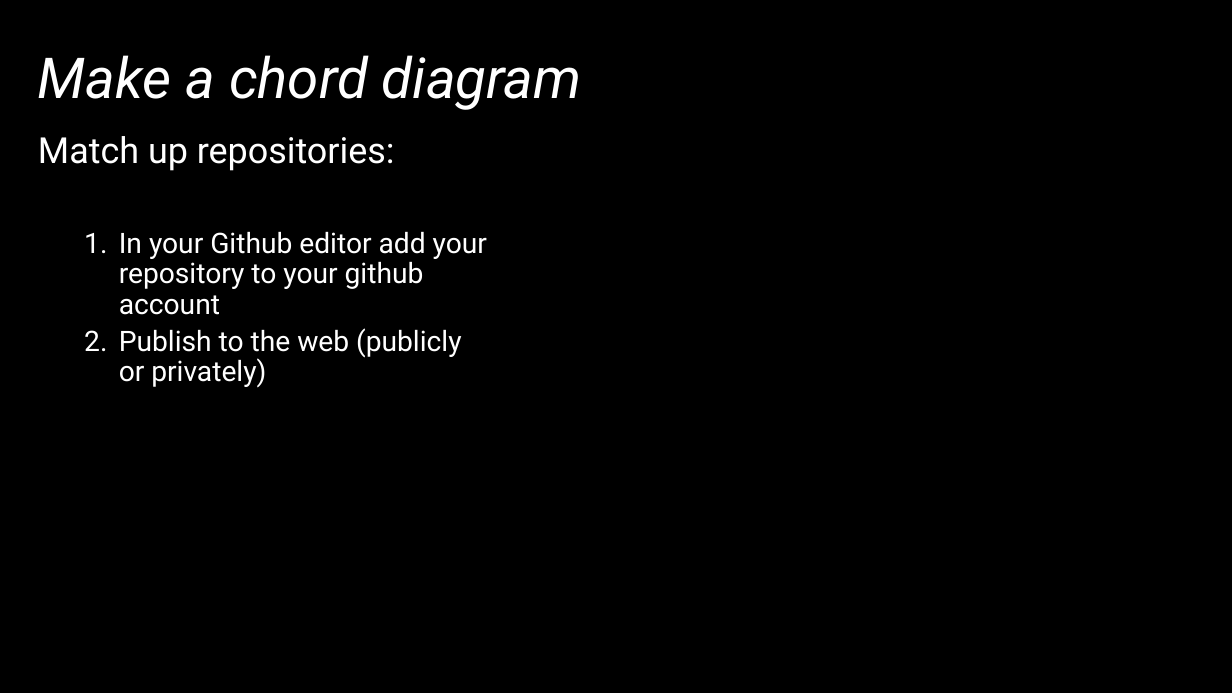
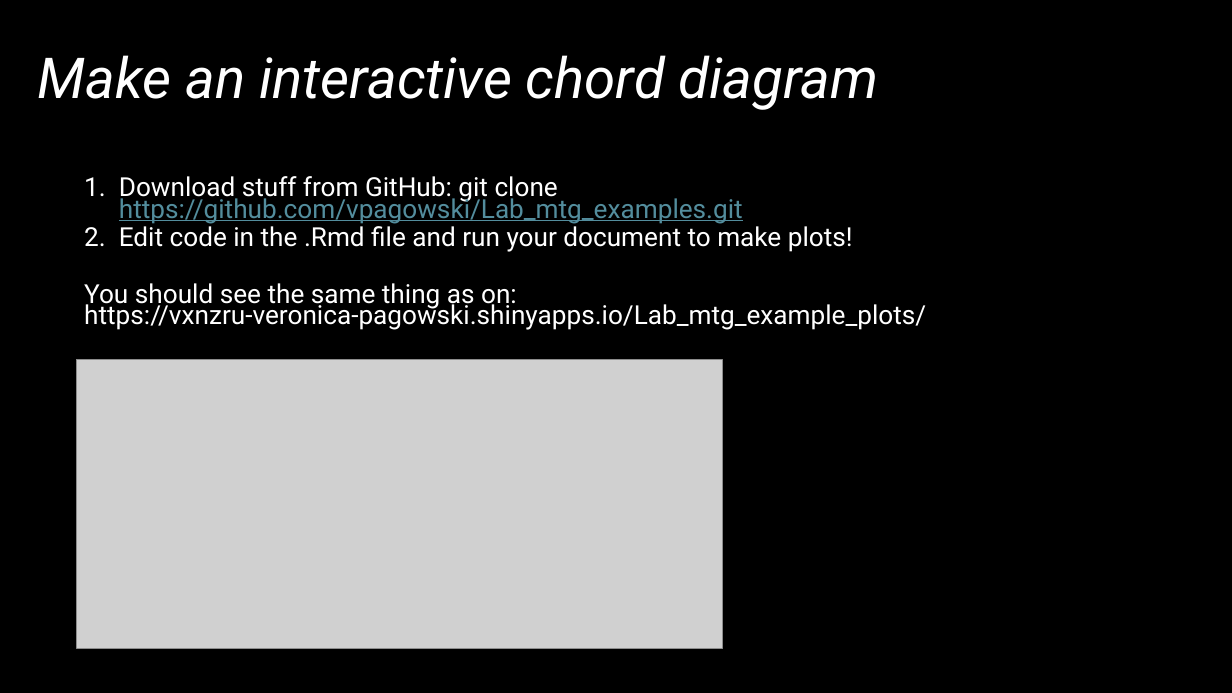
Before and after one commit to vpagowski/Lab_mtg_examples, a slide deck: slide 7 of Lab_mtg_Jun12.pptx. Drawn at 1232x693 pixels with LibreOffice and Linux fonts; fonts in the diff are those of the drawing; grey boxes stand for pictures. Boxes give left, top, right and bottom in pixels: in the first picture for what was removed or moved away, otherwise in the second. Text is boxed around its words. In the diff, an @@ line names an element or a change of style, - is before the commit and + after.

```diff
--- a/Lab_mtg_Jun12.pptx
+++ b/Lab_mtg_Jun12.pptx
@@ title at [38, 55, 879, 110]: text changed @@
-Make a chord diagram
+Make an interactive chord diagram
@@ text at [84, 176, 926, 330]: text changed; size 22 to 20.4 pt @@
-Match up repositories:
-  1. In your Github editor add your repository to your github account
-  2. Publish to the web (publicly or privately)
+  1. Download stuff from GitHub: git clone https://github.com/vpagowski/Lab_mtg_examples.git
+  2. Edit code in the .Rmd file and run your document to make plots!
+  You should see the same thing as on: https://vxnzru-veronica-pagowski.shinyapps.io/Lab_mtg_example_plots/
@@ picture added at [77, 360, 723, 649] @@
```
Also in this commit, not shown: 1 other slide changed, 2 slides added, 2 slides removed, 2 other files.
